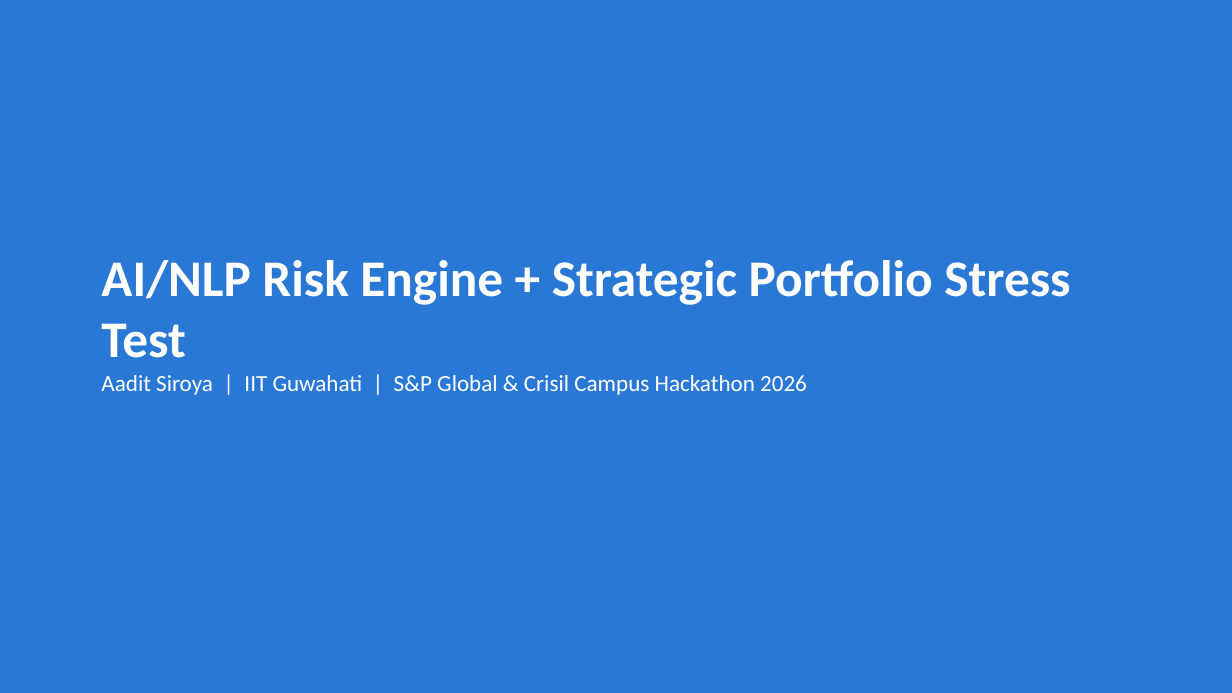
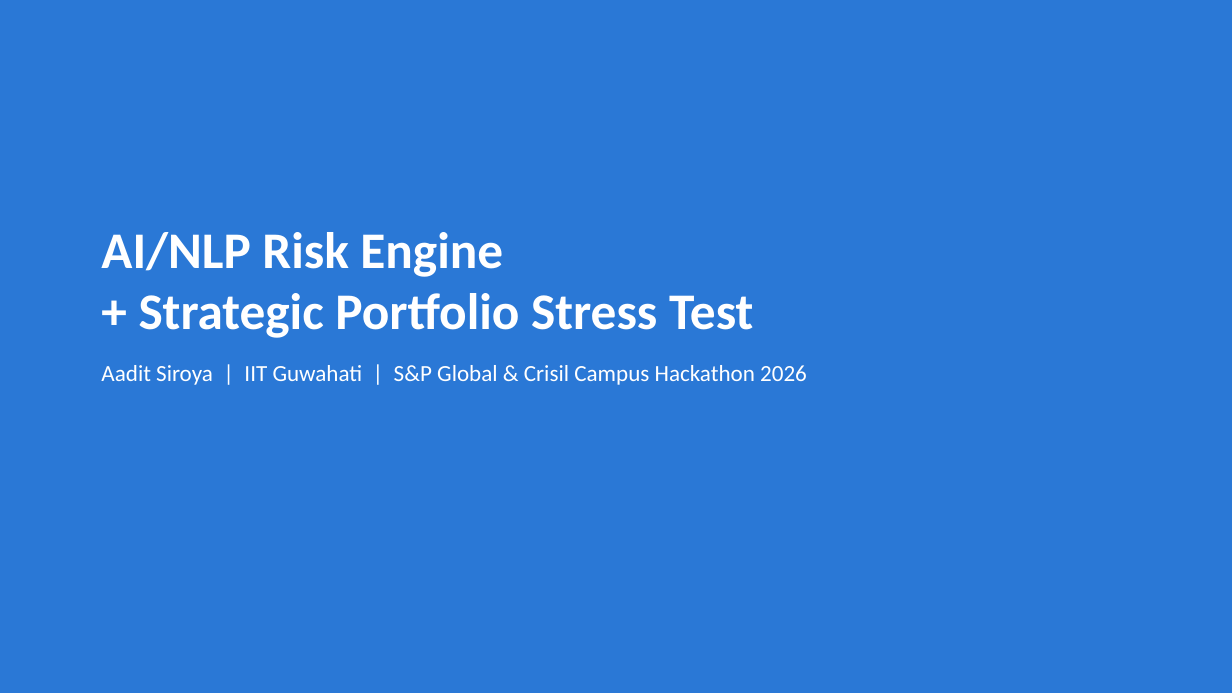
Before and after one commit to aadits1965/iitg-aadit-siroya-hackathon, a slide deck: slide 1 of docs/presentation.pptx. Drawn at 1232x693 pixels with LibreOffice and Linux fonts; fonts in the diff are those of the drawing. Boxes give left, top, right and bottom in pixels: in the first picture for what was removed or moved away, otherwise in the second. Text is boxed around its words. In the diff, an @@ line names an element or a change of style, - is before the commit and + after.

```diff
--- a/docs/presentation.pptx
+++ b/docs/presentation.pptx
@@ text "AI/NLP Risk Engine": place and size @@
-text "AI/NLP Risk Engine" at box(101, 260, 1070, 395)
+text "AI/NLP Risk Engine" at box(101, 232, 807, 385)
@@ text at box(101, 232, 753, 338): text changed @@
-AI/NLP Risk Engine + Strategic Portfolio Stress Test
+AI/NLP Risk Engine
++ Strategic Portfolio Stress Test
@@ text at box(101, 365, 807, 385): more space between paragraphs @@
```
Also in this commit, not shown: 5 other slides changed, 6 other files.
